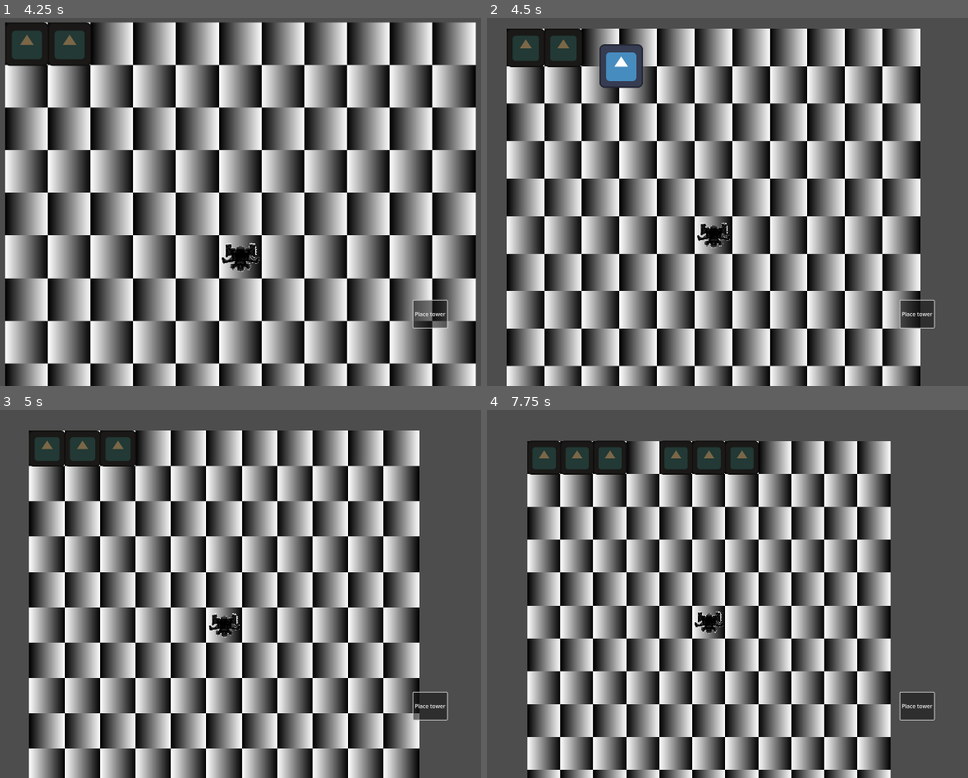
Above: before the commit, frames 1-4 (two rows, left to right).
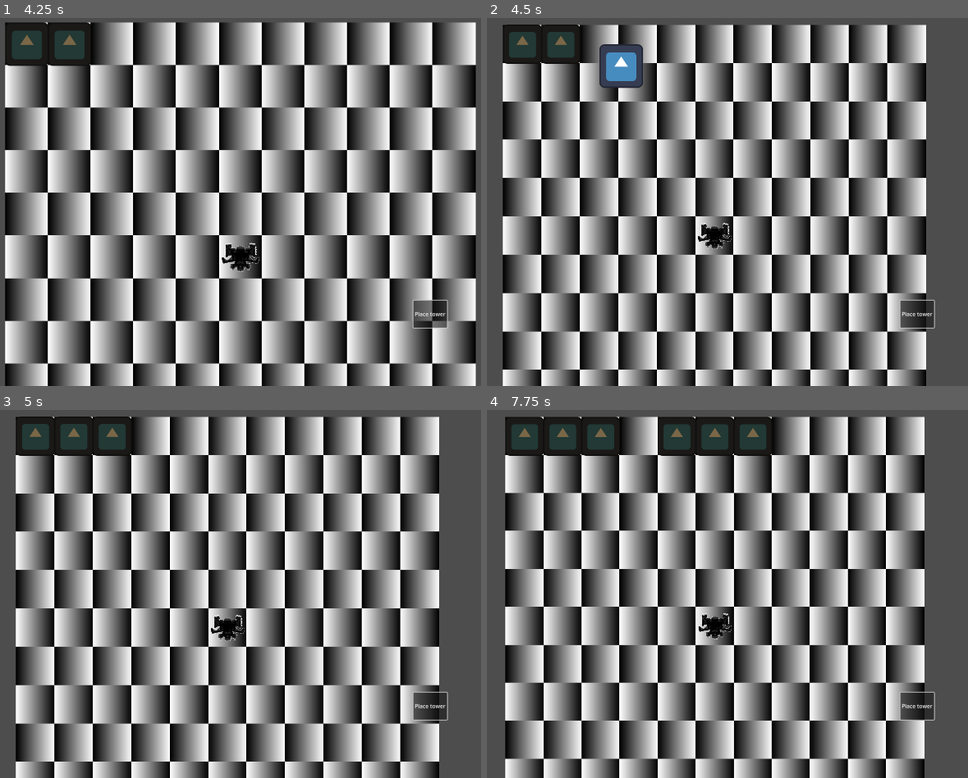
Above: after the commit, the same moments.

Repository: ReneeIbeji/GMTK2024
Game: Godot game, scene res://scenes/GameSystems/Game.tscn
Same seed, same stepped clock (60 frames per second), same inputs: the game is played once before the commit and once after it. The engine's default icon, where the game draws it, is replaced by a stand-in: a white triangle on a blue panel in a dark square.
Inputs (mouse positions are in pixels of both pictures, inside the frame that each line leads up to):
- Up to frame 1 (4.25 s): click "Place tower" at 0.5 s; click "Place tower" at 1.25 s; click "Place tower" at 2 s; tap Enter at 2.75 s; drag from (28, 43) to (197, 43) at 2.77 s; tap Space at 3.5 s; drag from (67, 43) to (240, 43) at 3.52 s
- Up to frame 2 (4.5 s): tap Enter at 4.25 s; move the mouse to (597, 43) at 4.27 s; hold Mouse wheel down (CAMERA_ZoomOut) from 4.28 s (still down)
- Up to frame 3 (5 s): keep holding Mouse wheel down (CAMERA_ZoomOut); click (110, 435) at 4.55 s
- Up to frame 4 (7.75 s): release Mouse wheel down (CAMERA_ZoomOut) at 5 s; drag from (640, 446) to (852, 446) at 5.02 s; tap Space at 5.75, 7.25 s; drag from (674, 450) to (535, 483) at 5.77 s; tap Enter at 6.5 s; drag from (713, 450) to (535, 483) at 6.52 s; move the mouse to (746, 450) at 7.27 s; hold Mouse wheel down (CAMERA_ZoomOut) from 7.28 s (still down); click (746, 450) at 7.42 s; tap Mouse wheel up (CAMERA_ZoomIn) at 7.55 s

Frame 1 is identical in both runs. In frame 2, 26% of the frame differs, in the area x 3-92%, y 1-100%; in frame 3, 67%; in frame 4, 72%, in the area x 3-91%, y 1-100%.

Commit message:
only one game item can be placed on a cell at once

Diff:
--- a/source/scenes/GameSystems/Grid/base_grid.gd
+++ b/source/scenes/GameSystems/Grid/base_grid.gd
@@ -44,11 +44,16 @@
 
 
 
-func place_item_on_grid(row : int, column : int , item : placeableItem) -> void:
-	var tempItemNode : GameItem = item.scene.instantiate()
+func place_item_on_grid(row : int, column : int , item : placeableItem) -> bool:
+	if gridCellsContents[row][column] != null:
+		return false
+
+	var tempItemNode : GameItem = item.scene.instantiate() as GameItem
 	tempItemNode.position = get_cell_position(row,column)
 	add_child(tempItemNode)
-	gridCellsContents[row][column] = item
+	gridCellsContents[row][column] = tempItemNode
+
+	return true
 
 func get_item_on_grid(row : int, column : int) -> GameItem:
 	return gridCellsContents[row][column]
--- a/source/scenes/GameSystems/game.gd
+++ b/source/scenes/GameSystems/game.gd
@@ -29,7 +29,8 @@
 
 
 	if Input.is_action_just_pressed("ACTION_ClickOnGridCell") && mouseOnCell && itemInHand:
-		GlobalNodes.baseGridNode.place_item_on_grid(cellMouseOn.x, cellMouseOn.y, currentPlacingItem)
+		var result : bool = GlobalNodes.baseGridNode.place_item_on_grid(cellMouseOn.x, cellMouseOn.y, currentPlacingItem)
+		print(result)
 		clear_placing_item()
 
 
--- a/source/scenes/GameSystems/main_camera.gd
+++ b/source/scenes/GameSystems/main_camera.gd
@@ -20,7 +20,6 @@
 
 # Called every frame. 'delta' is the elapsed time since the previous frame.
 func _process(delta: float) -> void:
-	print(get_local_mouse_position())
 	if cameraDragging && Input.is_action_pressed("ACTION_DragCamera") && mouseInWindow:
 		lastMousePosition = currentMousePosition
 		currentMousePosition = get_local_mouse_position()
@@ -34,11 +33,6 @@
 		cameraDragging = true
 		currentMousePosition = get_local_mouse_position()
 
-	print(Input.get_axis("CAMERA_ZoomIn","CAMERA_ZoomOut"))
-	if Input.is_action_pressed("CAMERA_ZoomIn"):
-		print("zoom in")
-	if Input.is_action_pressed("CAMERA_ZoomOut"):
-		zoom -= Vector2(1,1) * zoomSpeed * delta
 
 func _input(event: InputEvent) -> void:
 	if event is InputEventMouseButton:
